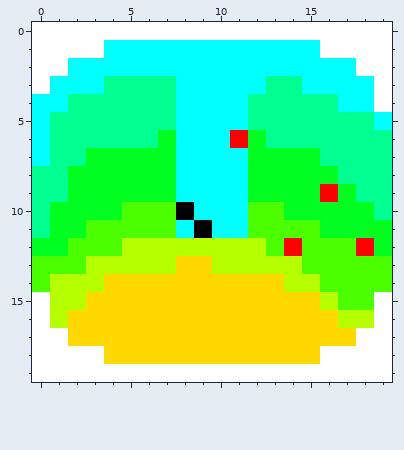
Edited in one commit: pixel-art sprite (Assets/Scripts/Common/Map Generator/Dreamscape.png). The picture above is the old version.
The file is 20x20 pixels.
The same view after the edit:
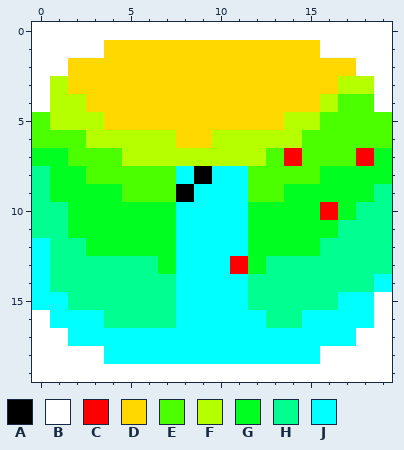
Palette (. is transparent): A #000000  B #ffffff  C #ff0000  D #ffd800  E #4cff00  F #b6ff00  G #00ff21  H #00ff90  J #00ffff
Edits made:
@@ x 0..19 @@
  0 BBBBBBBBBBBBBBBBBBBB
- 1 BBBBJJJJJJJJJJJJBBBB
- 2 BBJJJJJJJJJJJJJJJJBB
- 3 BJJJHHHHJJJJJHHJJJJB
- 4 JJHHHHHHJJJJHHHHHJJB
- 5 JHHHHHHHJJJJHHHHHHHJ
- 6 JHHHHHHGJJJCGHHHHHHH
- 7 JHHGGGGGJJJJGGGGHHHH
- 8 HHGGGGGGJJJJGGGGGHHH
- 9 HHGGGGGGJJJJGGGGCGHH
-10 HGGGGEEEAJJJEEGGGGGH
-11 HGGEEEEEJAJJEEEEGGGG
-12 GGEEEFFFFFFFFECEEECG
-13 EEEFFFFFDDFFFFFEEEEE
-14 EFFFDDDDDDDDDDFFEEEE
-15 BFFDDDDDDDDDDDDDFEEB
-16 BFDDDDDDDDDDDDDDDFFB
-17 BBDDDDDDDDDDDDDDDDBB
-18 BBBBDDDDDDDDDDDDBBBB
+ 1 BBBBDDDDDDDDDDDDBBBB
+ 2 BBDDDDDDDDDDDDDDDDBB
+ 3 BFDDDDDDDDDDDDDDDFFB
+ 4 BFFDDDDDDDDDDDDDFEEB
+ 5 EFFFDDDDDDDDDDFFEEEE
+ 6 EEEFFFFFDDFFFFFEEEEE
+ 7 GGEEEFFFFFFFFECEEECG
+ 8 HGGEEEEEJAJJEEEEGGGG
+ 9 HGGGGEEEAJJJEEGGGGGH
+10 HHGGGGGGJJJJGGGGCGHH
+11 HHGGGGGGJJJJGGGGGHHH
+12 JHHGGGGGJJJJGGGGHHHH
+13 JHHHHHHGJJJCGHHHHHHH
+14 JHHHHHHHJJJJHHHHHHHJ
+15 JJHHHHHHJJJJHHHHHJJB
+16 BJJJHHHHJJJJJHHJJJJB
+17 BBJJJJJJJJJJJJJJJJBB
+18 BBBBJJJJJJJJJJJJBBBB
 19 BBBBBBBBBBBBBBBBBBBB
Pixel boxes of the changes (left, top, right, bottom) in both pictures:
changed: (32, 40, 392, 364)
